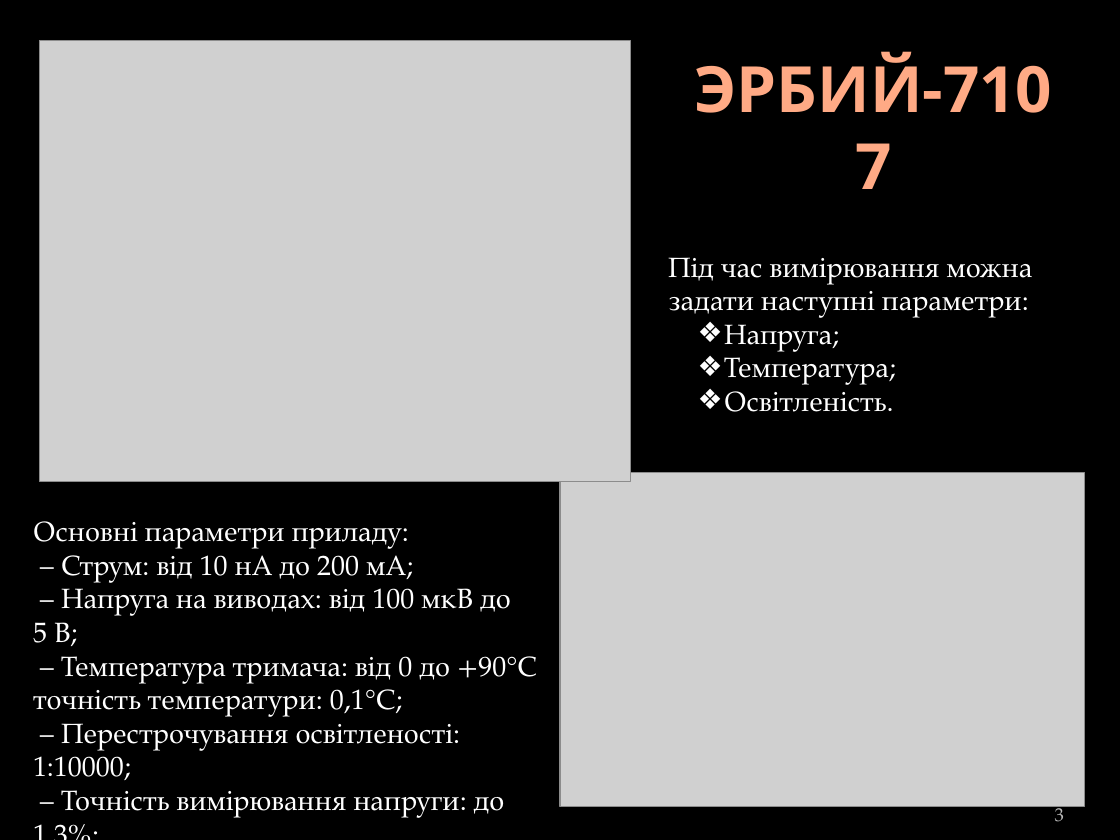
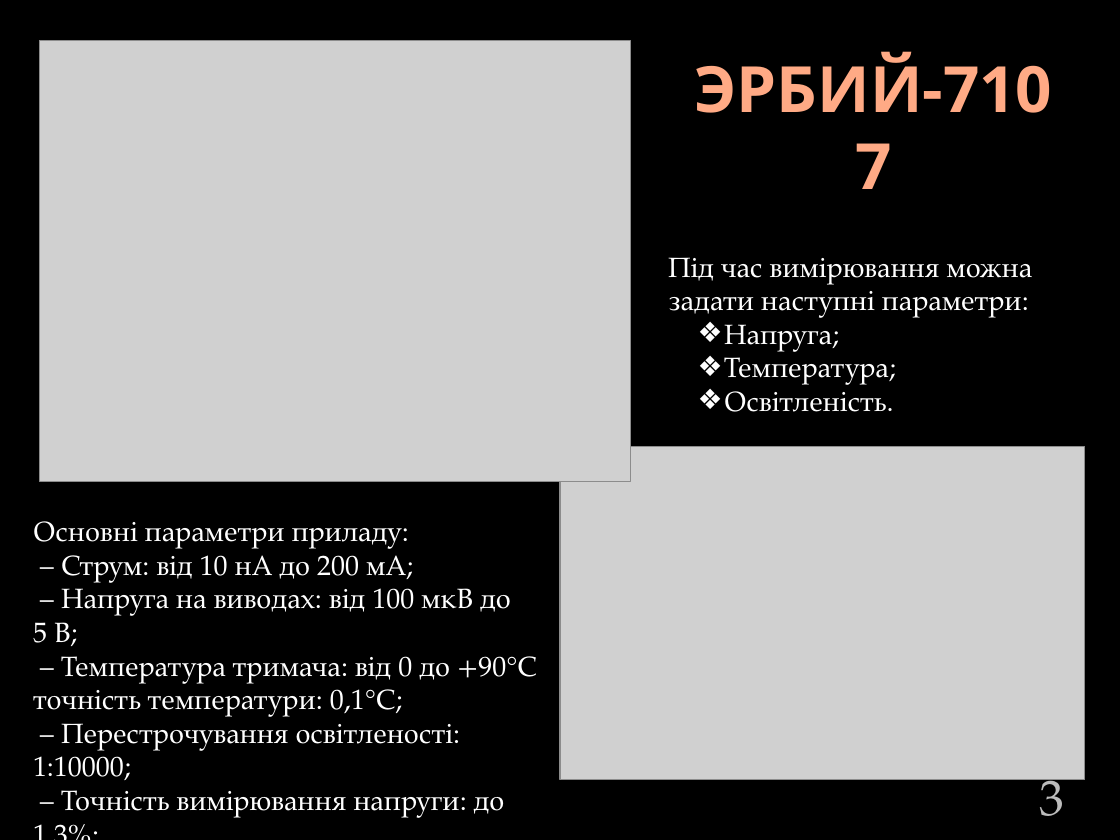
Before and after one commit to DoctorScrept/Temp, a slide deck: slide 3 of Report/DiplomReport.pptx. Drawn at 1120x840 pixels with LibreOffice and Linux fonts; fonts in the diff are those of the drawing; grey boxes stand for pictures; background and template pictures are left out. Boxes give left, top, right and bottom in pixels: in the first picture for what was removed or moved away, otherwise in the second. Text is boxed around its words. In the diff, an @@ line names an element or a change of style, - is before the commit and + after.

```diff
--- a/Report/DiplomReport.pptx
+++ b/Report/DiplomReport.pptx
@@ picture: place and size @@
-picture at [560, 473, 1084, 806]
+picture at [560, 447, 1084, 781]
@@ page number at [1039, 763, 1064, 816]: size 12 to 32 pt @@
```
Also in this commit, not shown: 2 other slides changed, 1 other file.
